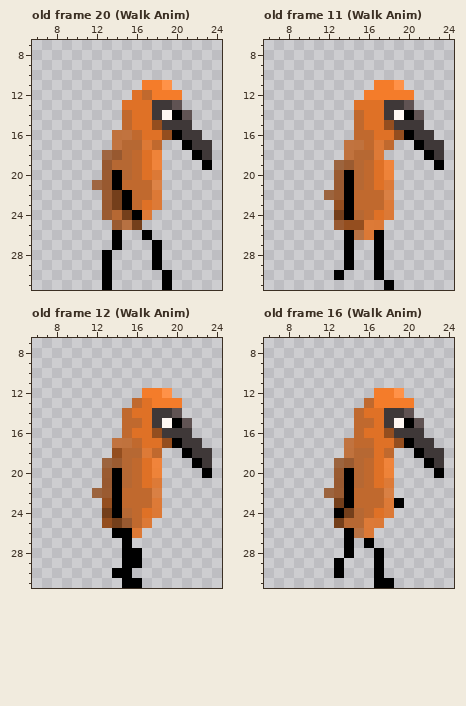
Two versions of one pixel-art file, assets/Aseprite/player.ase. This is how it looked before the edit.
32x32 pixels, 20 frames. Colours within 5 levels of each other are drawn and written as one. Shown: old frame 20 (Walk Anim): x 6..24, y 7..31; old frame 11 (Walk Anim): x 6..24, y 7..31; old frame 12 (Walk Anim): x 6..24, y 7..31; old frame 16 (Walk Anim): x 6..24, y 7..31. The commit also changed other frames, which this record leaves out.
The result:
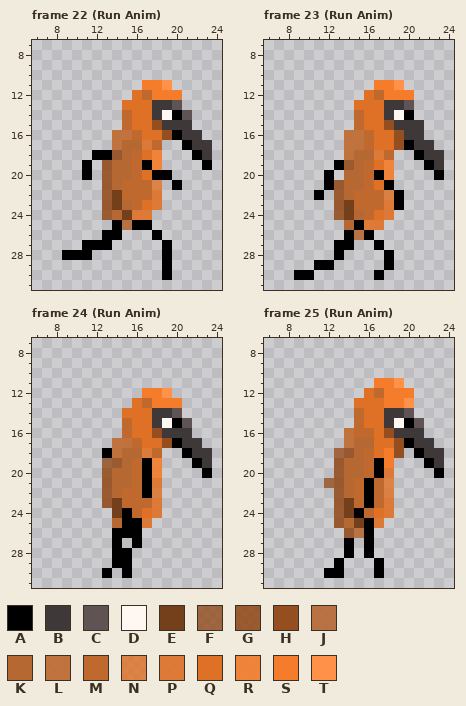
Palette (. is transparent): A #000000  B #3f3838  C #605353  D #fff7f2  E #743f1b  F #944e1fce  G #944e1fe5  H #944e1f  J #b66833e5  K #b66833  L #c0692ee5  M #c0692e  N #df7126ce  P #df7126e5  Q #df7126  R #f47c2ae5  S #f47c2a  T #ff9248
A new or re-ordered frame is compared with the old frame closest to it.
The edit:
frames 20 -> 63
Changed rows in their new state; - is an unchanged pixel.
Frame 22 (Run Anim) is new; against old frame 20 (Walk Anim), layers "Arms", "Body":
first column x 9:
18 ---AA-------
19 --A-----A---
20 --A--K---AA-
21 ---.-K-----A
22 ------M-----
23 ------K-----
24 -------P----
25 -----A-AA---
26 ----A---.A--
27 --AAA.---.A-
28 AAA-.----.A-
29 ----.----.A-
30 ----.-------
31 ----.-----.-
Frame 23 (Run Anim) is new; against old frame 11 (Walk Anim):
first column x 9:
12 -------QM------
14 ------------.--
16 -----LL----B-.-
17 --------QQHAB-.
18 ---------M--AB-
19 ----A--------AB
20 ---A.K--A-----A
21 ---A-K---A-----
22 --A.-K----A----
23 ----GE----A----
24 ----GE---------
25 ----.KA--------
26 -------A.------
27 ----A----------
28 ----A.--.A-----
29 --AA-.--.A-----
30 AA--.----------
31 ---------.-----
Frame 24 (Run Anim) is new; against old frame 12 (Walk Anim), layers "Arms", "Body", "Head":
first column x 12:
13 ----QM
14 ---Q--
15 ----Q-
18 -AL---
19 -----A
20 --K--A
21 --K--A
22 .-K--A
23 -GE---
24 -.EA--
25 -.KAA-
26 ----A-
27 --A.A-
28 --A-.-
29 --A-.-
30 -A.---
31 ---..-
Frame 25 (Run Anim) is new; against old frame 16 (Walk Anim), layers "Arms", "Body", "Head":
first column x 12:
11 -----SST-
12 ----QM-SS
13 ---QQQ--T
15 ----Q----
16 --L-M----
17 ---KK----
18 -FG-M-SH-
19 -GK--AS--
20 --K--AP--
21 F-KMAMN--
22 .-K-A----
23 -GE-A--.-
24 -G-A-----
25 -G-EA----
26 --G-A----
28 ----A.---
30 A--------
31 -----..--
Pixel boxes of the changes (left, top, right, bottom) in both pictures:
changed: (62, 150, 182, 290)
changed: (364, 90, 384, 100)
changed: (294, 110, 444, 290)
changed: (92, 398, 152, 588)
changed: (324, 378, 414, 588)
